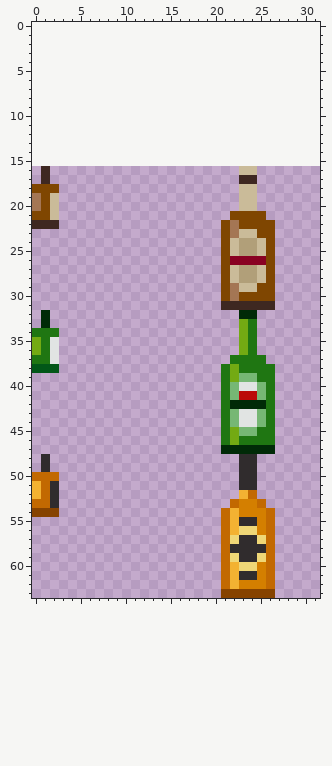
Two states of a pixel-art file, art/bottle.aseprite. Above: the version before the commit.
32x48 pixels, 1 frame. The old version is drawn lined up with the new one, on the new canvas.
New version:
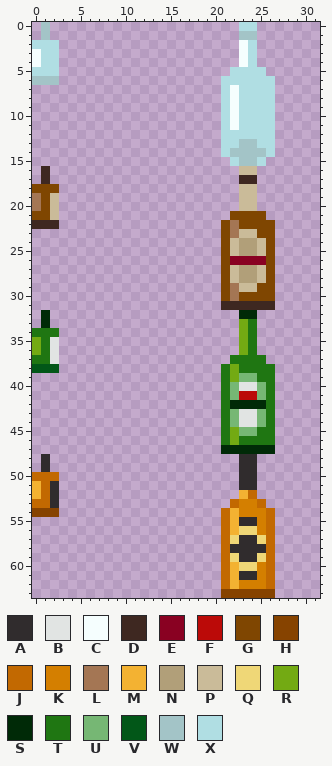
Palette (. is transparent): A #302c2d  B #e1e4e3  C #f5fefe  D #3e2821  E #890122  F #bb0a08  G #7f4601  H #864300  J #c26901  K #d47f00  L #a47654  M #f3b232  N #b19f79  P #cabb99  Q #efd777  R #73aa13  S #002a07  T #1f7612  U #76b774  V #025718  W #a3c4c7  X #b0dee3
The author wrote: Combining BeerGlass & Bottle empties the bottle
Difference:
canvas 32x48 -> 32x64, the old top-left corner now at 0,16
Changed rows in their new state; - is an unchanged pixel.
first column x 0:
 0 -W---------------------XX--
 1 -W---------------------WW--
 2 XXX--------------------CX--
 3 CXX--------------------CX--
 4 CXX--------------------CX--
 5 XXX-------------------XXXX-
 6 WWW------------------XXXXXX
 7 ---------------------XCXXXX
 8 ---------------------XCXXXX
 9 ---------------------XCXXXX
10 ---------------------XCXXXX
11 ---------------------XCXXXX
12 ---------------------XXXXXX
13 ---------------------XXWWXX
14 ---------------------XWWWWX
15 ----------------------XWWX-
Where, in picture pixels (left, top, right, bottom), the same in both pictures:
added: (32, 22, 59, 85)
added: (221, 22, 275, 166)
